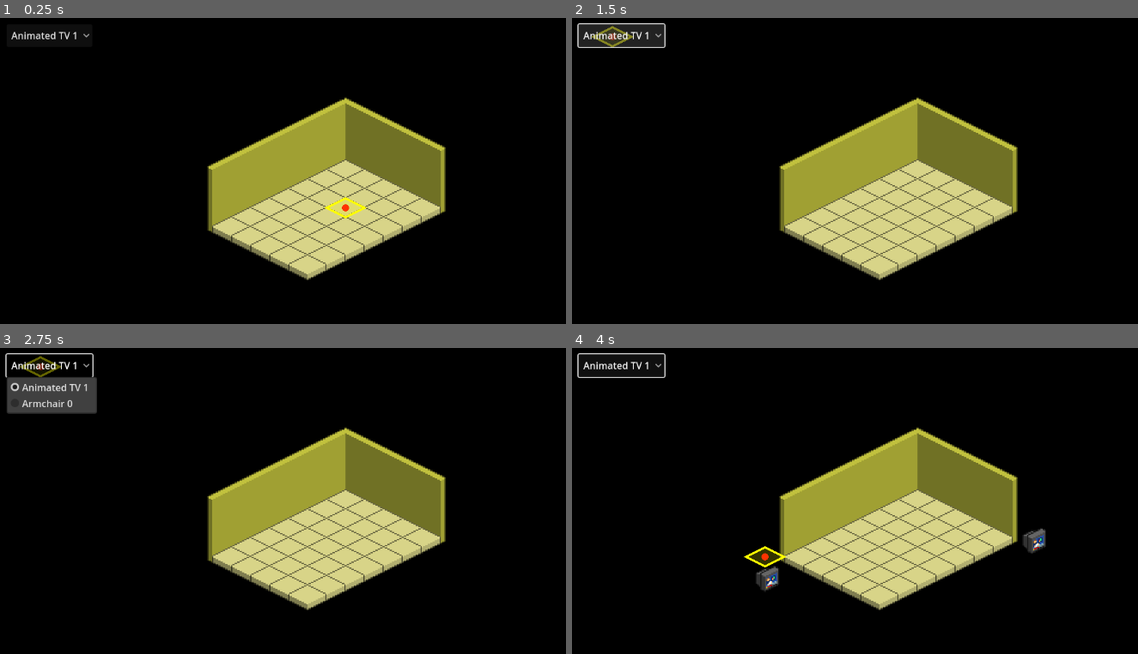
Above: before the commit, frames 1-4 (two rows, left to right).
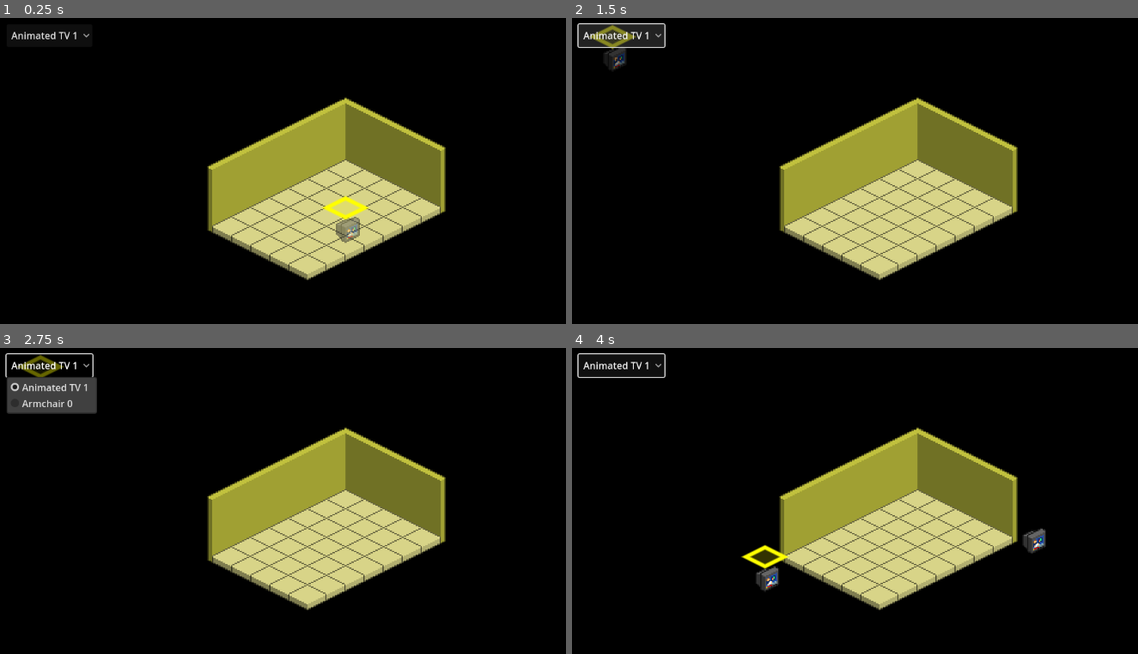
Above: after the commit, the same moments.

Repository: Dowsley/hotel
Game: Godot game, scene res://scenes/main.tscn
Two runs of this game, one before a commit and one after it. Both use one fixed random seed, a clock stepped at 60 frames per second and the inputs below.
Inputs (mouse positions are in pixels of both pictures, inside the frame that each line leads up to):
- Up to frame 1 (0.25 s): no input
- Up to frame 2 (1.5 s): click "Animated TV 1" at 0.5 s; click "Animated TV 1" at 1.25 s
- Up to frame 3 (2.75 s): click "Animated TV 1" at 2 s
- Up to frame 4 (4 s): tap Enter at 2.75 s; move the mouse to (1053, 519) at 2.77 s; click (1053, 519) at 2.92 s; tap Space at 3.5 s; move the mouse to (764, 556) at 3.52 s; click (764, 556) at 3.67 s

The runs differ from the first frame. In frame 1, 0.4% of the frame differs, in the area x 56-66%, y 57-74%; in frame 2, 0.3%; in frame 3, 0.1%; in frame 4, 0.2%.

Commit message:
Less ugly code

Diff:
--- /dev/null
+++ b/scenes/core/grid_marker.tscn
@@ -0,0 +1,7 @@
+[gd_scene load_steps=2 format=3 uid="uid://cyxarn27rm3ak"]
+
+[ext_resource type="Script" path="res://src/core/grid_marker.gd" id="1_jhhfx"]
+
+[node name="GridMarker" type="Node2D"]
+z_index = 10
+script = ExtResource("1_jhhfx")
--- /dev/null
+++ b/src/core/grid_marker.gd
@@ -0,0 +1,32 @@
+@tool
+class_name GridMarker extends Node2D
+
+
+var tile_size: Vector2 = Vector2(32, 16)  # Default tile size, will be updated
+
+
+func _ready() -> void:
+	z_index = 10 # Make sure this node is always drawn on top
+
+
+func _process(_delta: float) -> void:
+	queue_redraw() # Ensure it's always redrawn
+
+
+func _draw() -> void:
+	# Define the diamond points based on tile size
+	var points := []
+	points.append(Vector2(0, -tile_size.y/2))          # Top
+	points.append(Vector2(tile_size.x/2, 0))           # Right
+	points.append(Vector2(0, tile_size.y/2))           # Bottom
+	points.append(Vector2(-tile_size.x/2, 0))          # Left
+	points.append(Vector2(0, -tile_size.y/2))          # Back to top (close the shape)
+
+	# Draw the diamond outline with a nice yellow color
+	draw_polyline(points, Color(1, 1, 0, 1), 2.0, true)
+
+	# Optional: Draw the center point for reference
+	#draw_circle(Vector2.ZERO, 3, Color(1, 0, 0, 1))
+
+	# Optional: Fill the diamond with a semi-transparent color
+	draw_colored_polygon(points, Color(1, 1, 0, 0.2))
--- a/src/main.gd
+++ b/src/main.gd
@@ -57,15 +57,14 @@
 
 ## Remove old ghost furniture if it exists
 func _on_furni_option_button_item_selected(index: int) -> void:
-	pass
-	#if ghost_furni:
-		#ghost_furni.queue_free()
-#
-	#var selected_furni: FurniType = furni_types[index]
-	#ghost_furni = selected_furni.create()
-	#ghost_furni.modulate = Color(1, 1, 1, 0.5)  # Semi-transparent preview
-#
-	#add_child(ghost_furni)
+	if ghost_furni:
+		ghost_furni.queue_free()
+
+	var selected_furni: FurniType = furni_types[index]
+	ghost_furni = selected_furni.create()
+	ghost_furni.modulate = Color(1, 1, 1, 0.5)  # Semi-transparent preview
+
+	add_child(ghost_furni)
 
 
 func _unhandled_input(event: InputEvent) -> void:
@@ -129,46 +128,8 @@
 
 # Creates a dedicated node for showing the grid highlight
 func create_grid_marker() -> void:
-	grid_marker = Node2D.new()
-	grid_marker.name = "GridMarker"
+	grid_marker = GridMarker.new()
 	add_child(grid_marker)
-
-	# Create a new script instance for the grid marker
-	var script = GDScript.new()
-	script.source_code = """
-extends Node2D
-
-var tile_size: Vector2 = Vector2(32, 16)  # Default tile size, will be updated
-
-func _ready() -> void:
-	# Make sure this node is always drawn on top
-	z_index = 10
-
-func _process(_delta: float) -> void:
-	# Ensure it's always redrawn
-	queue_redraw()
-
-func _draw() -> void:
-	# Define the diamond points based on tile size
-	var points = []
-	points.append(Vector2(0, -tile_size.y/2))          # Top
-	points.append(Vector2(tile_size.x/2, 0))           # Right
-	points.append(Vector2(0, tile_size.y/2))           # Bottom
-	points.append(Vector2(-tile_size.x/2, 0))          # Left
-	points.append(Vector2(0, -tile_size.y/2))          # Back to top (close the shape)
-
-	# Draw the diamond outline with a nice yellow color
-	draw_polyline(points, Color(1, 1, 0, 1), 2.0)
-
-	# Optional: Draw the center point for reference
-	draw_circle(Vector2.ZERO, 3, Color(1, 0, 0, 1))
-
-	# Optional: Fill the diamond with a semi-transparent color
-	draw_colored_polygon(points, Color(1, 1, 0, 0.2))
-"""
-	script.reload()
-
-	grid_marker.set_script(script)
 
 	# Set initial tile size
 	if floor_tile_map and floor_tile_map.tile_set:
